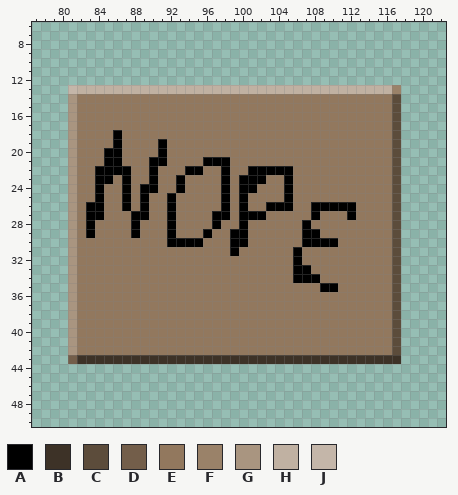
Edited in one commit: sprite sheet (res/CaveStaminaDown.png). Above is the file before it was changed.
The file is 200x150 pixels. Colours within 5 levels of each other are drawn and written as one. Shown: x 77..122, y 6..50.
Palette (. is transparent): A #000000  B #3d3227  C #5c4c3b  D #735e4a  E #92785e  F #9a8269  G #a99580  H #c0b1a2  J #c4b6a9
And afterwards:
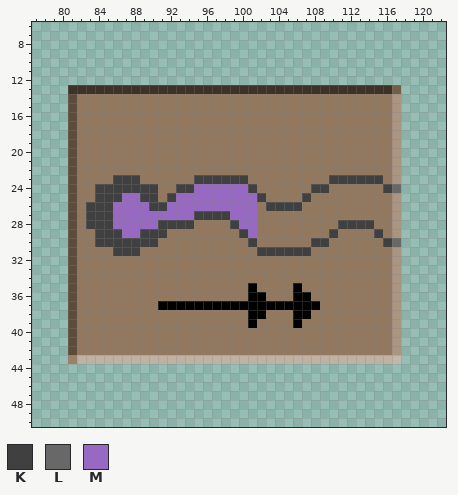
Colours new in this view: K #404040  L #686868  M #9769c2
Change:
colour B: #3d3227 -> #c0b1a2
colour C: #5c4c3b -> #a99580
colour D: #735e4a -> #9a8269
colour F: #9a8269 -> #735e4a
colour G: #a99580 -> #5c4c3b
colour H: #c0b1a2 -> #3d3227
Changed rows in their new state; - is a pixel that keeps its letter.
first column x 81:
13 H
first column x 83:
18 ---E-------------------------------
19 ---E----E--------------------------
20 --EE----E--------------------------
21 --EE---EE----EEE-------------------
22 -EEEE--E---EE--E--EEEEE------------
23 -EEKKK-E--E-KKKKKKEE--E----KKKKKK--
24 -KKKKKKK--KKMMMMMMK---E--KK------KL
25 -KKKMMKK-KMMMMMMMMMK--E-K----------
26 KKKMMMMKKMMMMMMMMMM-KKKK-EEEEE-----
27 KKKMMMMMMMMMKKKKMMME-----E---E-----
28 KKKMMMMMKKKK--E-KMM-----E---KKKK---
29 EKKKMMKKKE---E--EKM-----EE-K----K--
30 -KKKKKKK-EEEE---EEK-----EKKE-----KL
31 ---KKK----------E--KKKKKK----------
32 -----------------------E-----------
33 -----------------------EE----------
34 -----------------------EEE---------
35 ------------------A----A--EE-------
36 ------------------AA---AA----------
37 --------AAAAAAAAAAAAAAAAAA---------
38 ------------------AA---AA----------
39 ------------------A----A-----------
first column x 117:
43 J
Where, in picture pixels (left, top, right, bottom), the same in both pictures:
changed: (68, 85, 401, 364)
